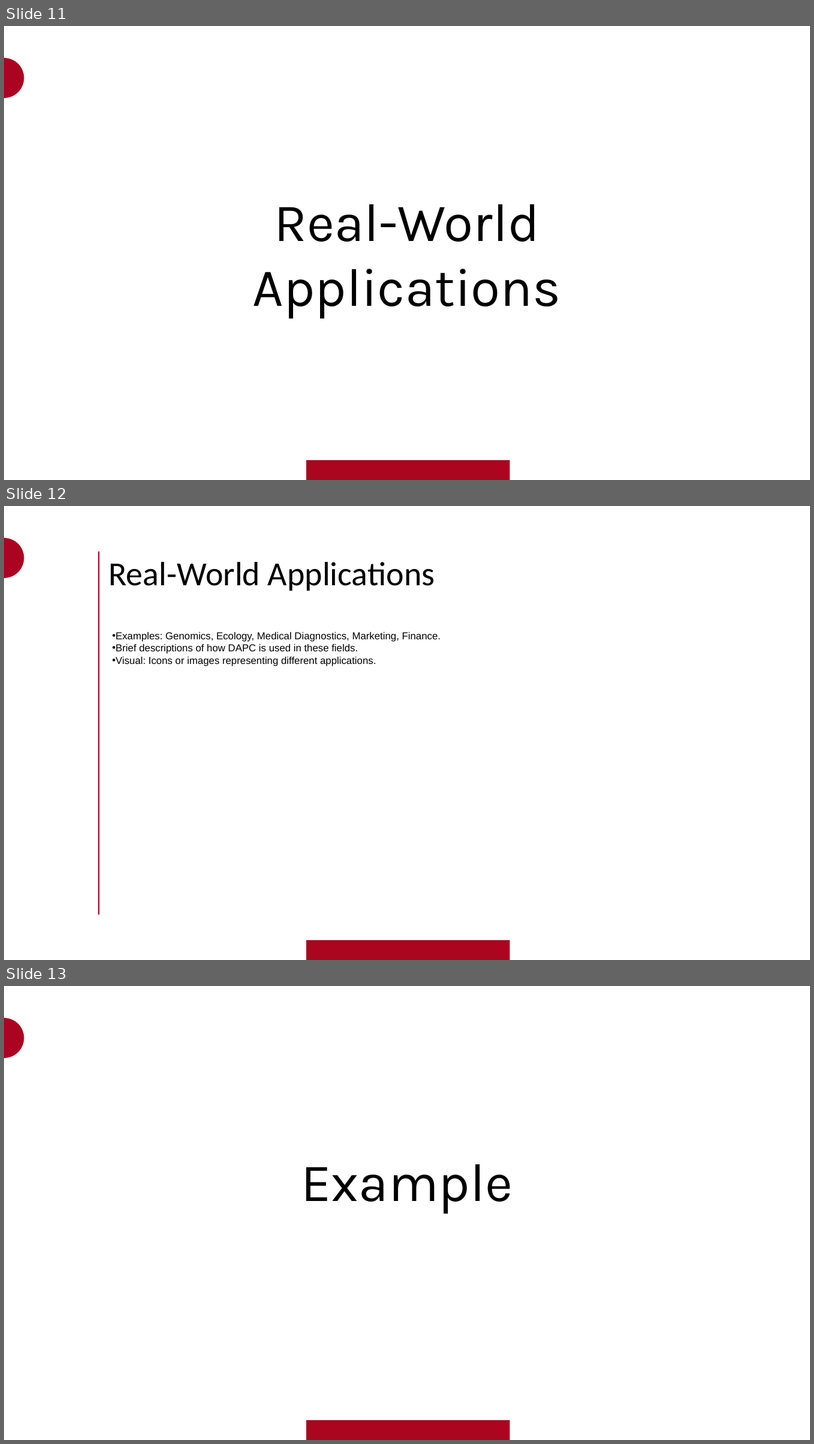
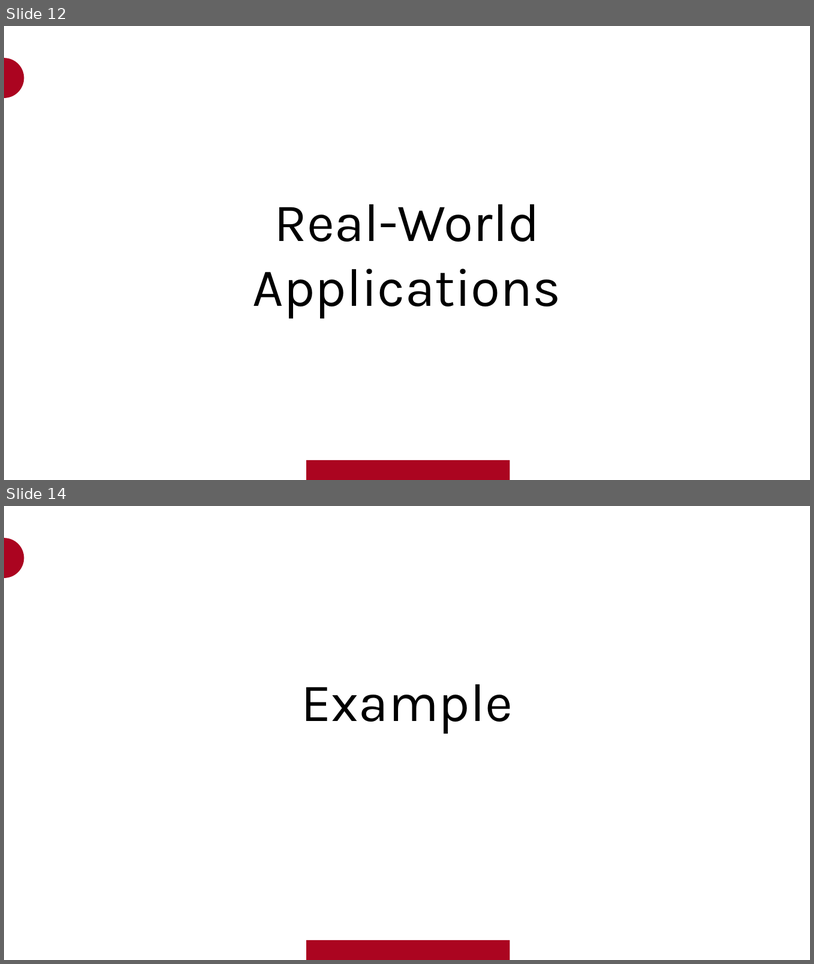
Before and after one commit to rileymawson/INFO_523_DAPC, a slide deck: DAPC_Info_523_RPM_BJMM.pptx. Shown one above the other, each under a label of ours: slides 11, 12 and 13 before the commit, slides 12 and 14 after it; the slides between them are not shown. The pictures are 814x1444 and 814x964 pixels, drawn with LibreOffice and Linux fonts; fonts in the diff are those of the drawing; background and template pictures are left out. Boxes give left, top, right and bottom in pixels: in the first picture for what was removed or moved away, otherwise in the second. Text is boxed around its words. In the diff, an @@ line names an element or a change of style, - is before the commit and + after.

Commit message:
added in real world examples

```diff
--- a/DAPC_Info_523_RPM_BJMM.pptx
+++ b/DAPC_Info_523_RPM_BJMM.pptx
@@ slide 12 removed at box(4, 506, 810, 960), background #FFFFFF; not listed: 2 template elements that a slide beside it also shows @@
@@ freeform shape removed at box(98, 551, 99, 914) @@
@@ title removed at box(109, 562, 435, 591) @@
-Real-World Applications
@@ text removed at box(112, 631, 441, 666) @@
-• Examples: Genomics, Ecology, Medical Diagnostics, Marketing, Finance.
-• Brief descriptions of how DAPC is used in these fields.
-• Visual: Icons or images representing different applications.
@@ what was slide 11 is now slide 12 @@
@@ what was slide 13 is now slide 14 @@
```
Also in this commit, not shown: 4 slides changed, 4 slides added, 1 other slide removed.
